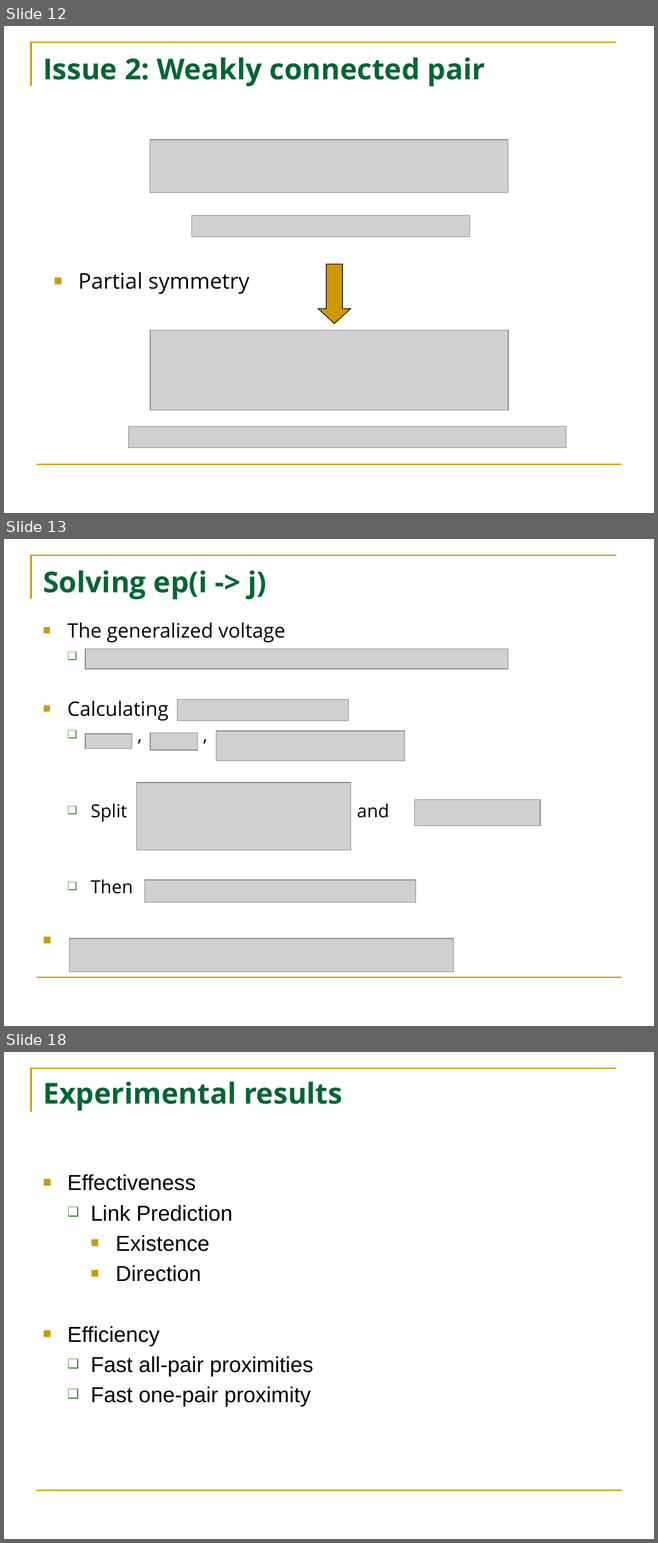
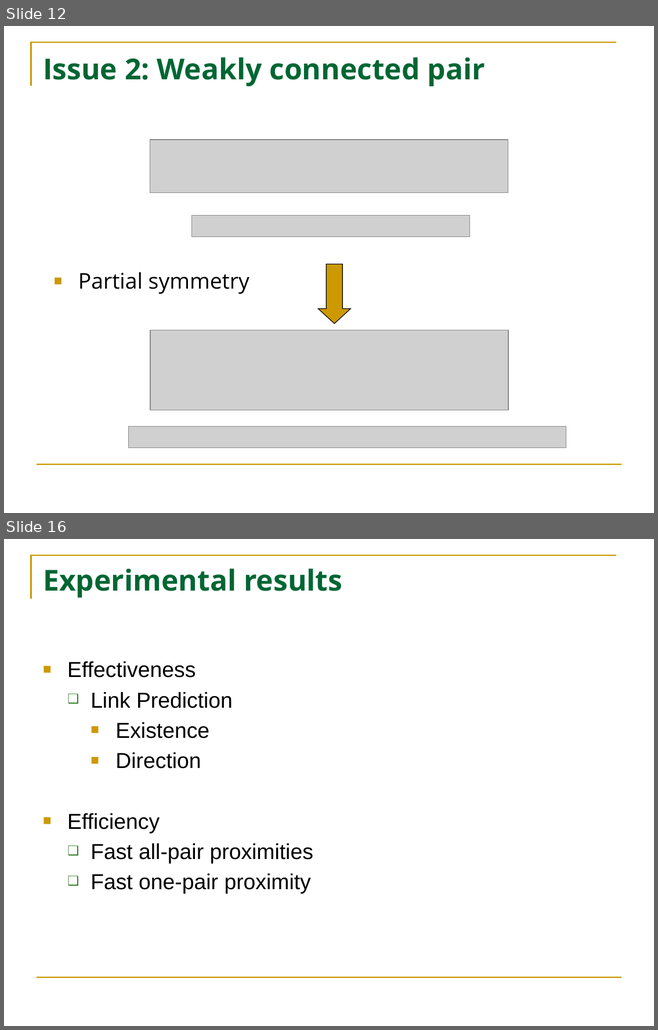
Before and after one commit to HuanSGT/rw-dir-prox, a slide deck: rw.pptx. Shown one above the other, each under a label of ours: slides 12, 13 and 18 before the commit, slides 12 and 16 after it; the slides between them are not shown. The pictures are 658x1543 and 658x1030 pixels, drawn with LibreOffice and Linux fonts; fonts in the diff are those of the drawing; grey boxes stand for pictures. Boxes give left, top, right and bottom in pixels: in the first picture for what was removed or moved away, otherwise in the second. Text is boxed around its words. In the diff, an @@ line names an element or a change of style, - is before the commit and + after.

```diff
--- a/rw.pptx
+++ b/rw.pptx
@@ slide 13 removed at (x1=4, y1=539, x2=654, y2=1026), background #FFFFFF; not listed: 2 template elements that a slide beside it also shows @@
@@ title removed at (x1=43, y1=570, x2=267, y2=599) @@
-Solving ep(i -> j)
@@ text removed at (x1=67, y1=623, x2=389, y2=822) @@
-■ The generalized voltage
-■ Calculating
-  ❑ , ,
-  ❑ Split and
-  ❑ Then
@@ picture removed at (x1=85, y1=649, x2=508, y2=669) @@
@@ picture removed at (x1=177, y1=700, x2=349, y2=722) @@
@@ picture removed at (x1=85, y1=734, x2=132, y2=749) @@
@@ picture removed at (x1=150, y1=733, x2=198, y2=750) @@
@@ picture removed at (x1=216, y1=732, x2=405, y2=761) @@
@@ picture removed at (x1=136, y1=783, x2=350, y2=850) @@
@@ picture removed at (x1=414, y1=800, x2=540, y2=826) @@
@@ picture removed at (x1=145, y1=880, x2=416, y2=902) @@
@@ picture removed at (x1=70, y1=939, x2=453, y2=972) @@
@@ what was slide 18 is now slide 16 @@
```
Also in this commit, not shown: 11 slides changed, 1 other slide removed, 5 other files.
